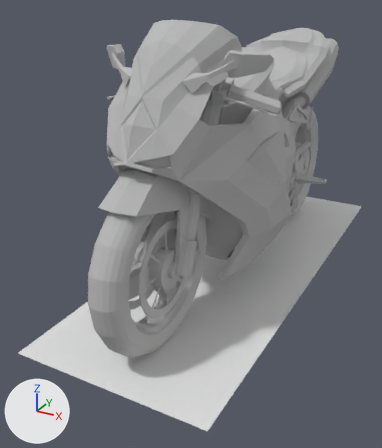
The Blender file Assets/Art/Bike/Bike.blend as it was, and as the next commit left it.
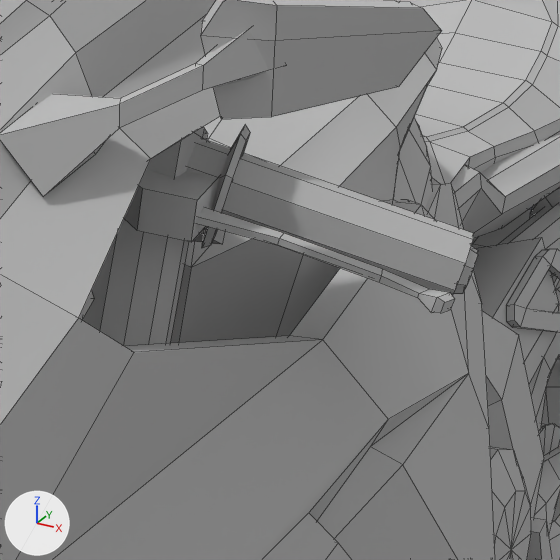
The first picture shows the older version from a 50 mm lens placed at (0.893, -2.042, 1.163), pointed at (-0.115, -0.209, 0.247). The close-ups show both versions on the part from 48% to 78% of the width and 12% to 38% of the height of that picture; other places that the commit changed are outside them. Every picture has the same lights, and +X, +Y and +Z are marked at lower left. The close-ups show mesh edges as thin lines.

Objects in the first close-up: 'Bike_Body', 'Bike_Handlebars', 'Bike_Pendulumn', 'Bike_RearWheel'.
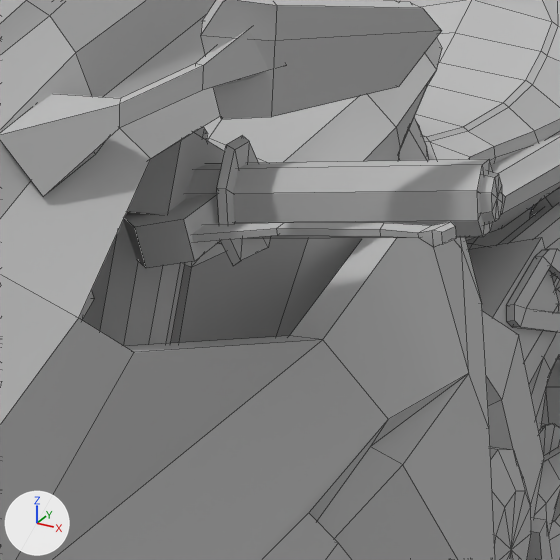
Where the newer file only moved an object's origin or applied its transform, the numbers keep the older frame.

Boxes (x1, y1, x2, y2) around the edits, measured in the close-ups (560 x 560 px; the box of a moved part takes in the faces that stretch with it):
'Bike_Handlebars', reshaped (6% wider): before (82, 125, 478, 346); after (82, 127, 502, 346)
part 1 of me_untitled_007, moved or reshaped: before (187, 141, 474, 296); after (186, 159, 493, 239)
part 2 of me_untitled_007, moved or reshaped: before (454, 246, 478, 294); after (480, 171, 502, 225)
part 3 of me_untitled_007, moved or reshaped: before (124, 169, 220, 242); after (123, 192, 221, 268)
part 4 of me_untitled_007, moved or reshaped: before (196, 207, 454, 313); after (192, 222, 456, 247)
part 5 of me_untitled_007, rebuilt: before (202, 125, 250, 248); after (217, 136, 270, 266)

What changed in the scene script:
```text
Change me_untitled_007:
    used by ob_bike_handlebars; location = (0.004, -0.432, 0.877); rotation_euler = (0.0135, 0.00147, 0.00341), in degrees (0.8, 0.1, 0.2)
    remove me_untitled_007.from_pydata(...)  # 620 vertices, 694 faces; spans x -0.327..0.327, y -0.471..0.134, z -0.603..0.037
    add me_untitled_007.from_pydata(...)  # 620 vertices, 694 faces; spans x -0.343..0.343, y -0.471..0.134, z -0.603..0.037
    me_untitled_007 part 1: the loose piece of 18 vertices spanning x 0.104..0.316, y -0.048..0.066, z -0.087..0.022 is multiplied about its middle by the matrix ((0.902, 0.215, -0.374), (-0.246, 0.969, -0.037), (0.354, 0.125, 0.927)), then moved by (0.019, -0.018, 0.016)
    me_untitled_007 part 2: the loose piece of 18 vertices spanning x 0.294..0.318, y 0.026..0.06, z -0.08..-0.047 is multiplied about its middle by the matrix ((0.902, 0.215, -0.374), (-0.246, 0.969, -0.037), (0.354, 0.125, 0.927)), then moved by (0.028, -0.042, 0.057)
    me_untitled_007 part 3: the loose piece of 8 vertices spanning x 0.068..0.169, y -0.096..-0.027, z -0.036..0.012 is multiplied about its middle by the matrix ((0.902, 0.215, -0.374), (-0.246, 0.969, -0.037), (0.354, 0.125, 0.927)), then moved by (0.006, 0.005, -0.026)
    me_untitled_007 part 4: the loose piece of 24 vertices spanning x 0.15..0.327, y -0.085..-0.025, z -0.075..-0.013 is multiplied about its middle by the matrix ((0.902, 0.215, -0.374), (-0.246, 0.969, -0.037), (0.354, 0.125, 0.927)), then moved by (0.007, -0.023, 0.02)
    me_untitled_007 part 5: the loose piece of 18 vertices spanning x 0.134..0.174, y -0.051..0.028, z -0.052..0.026 is rebuilt with 18 vertices and now spans x 0.156..0.181, y -0.057..0.025, z -0.062..0.02
```
